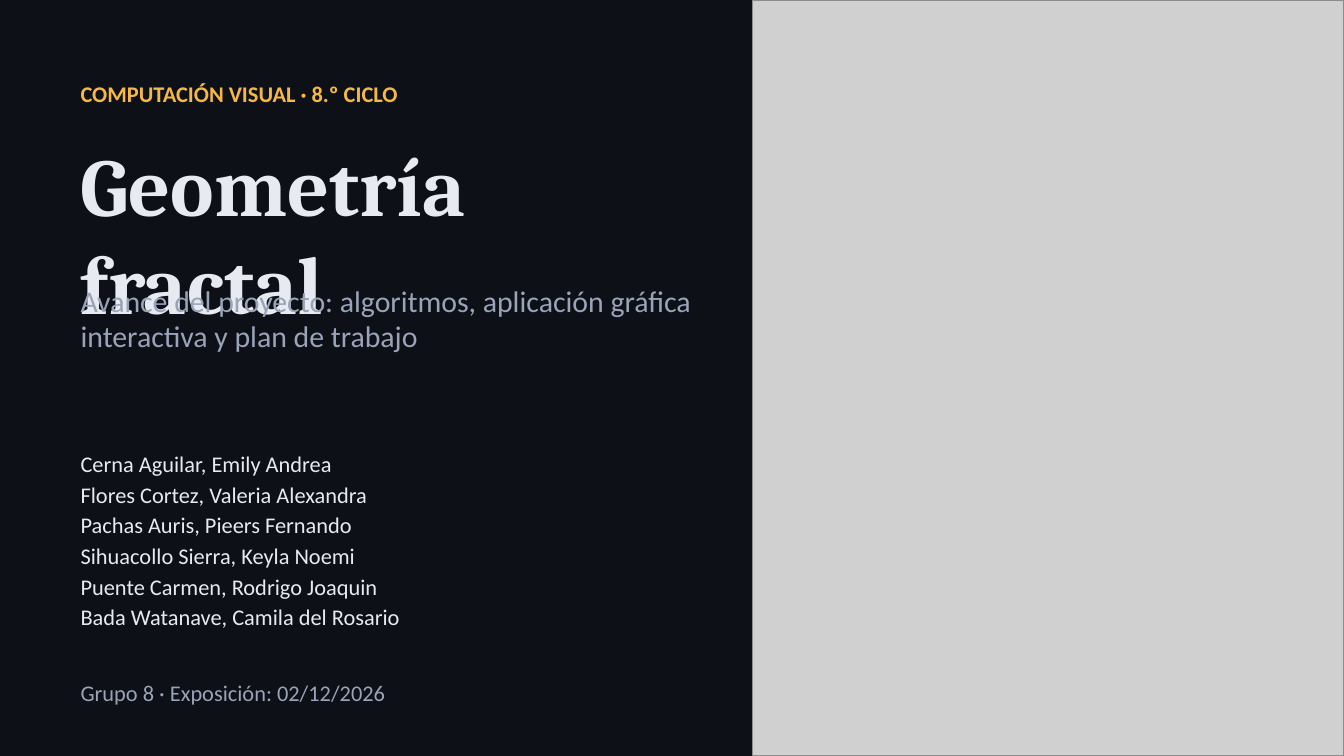
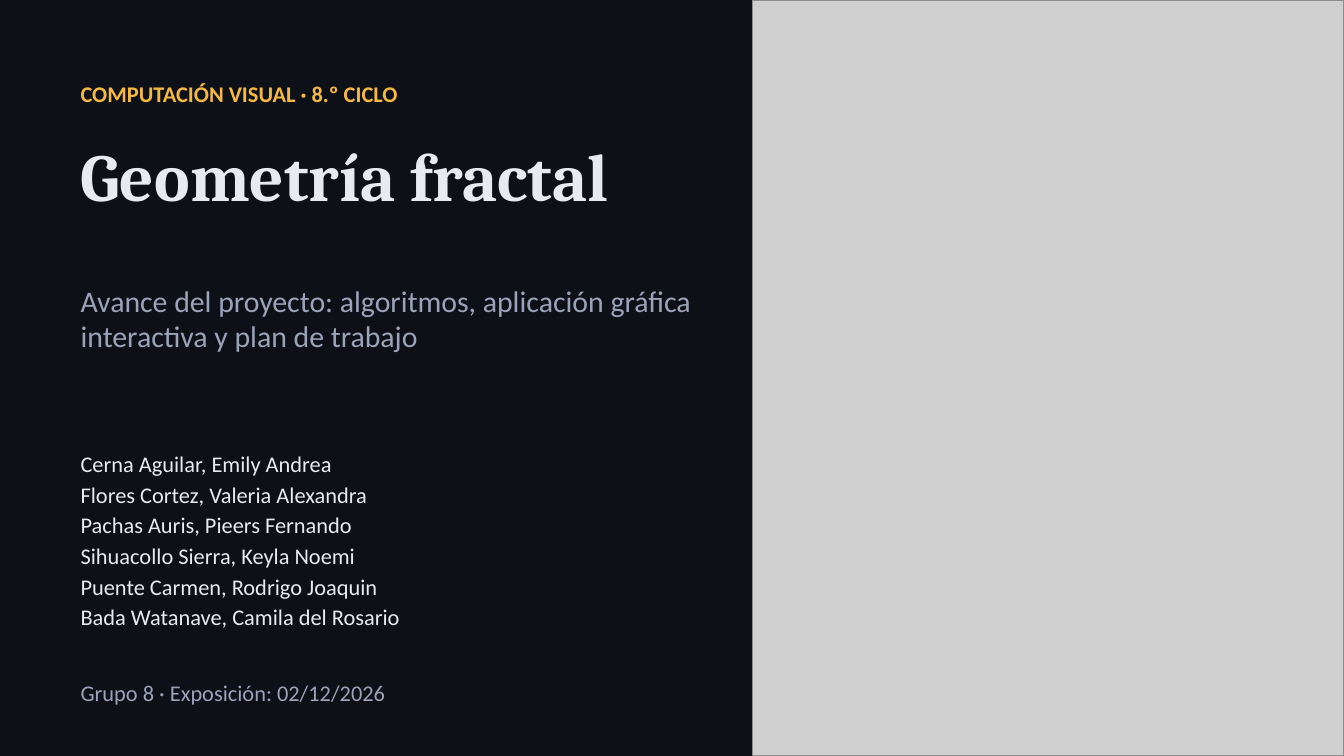
Before and after one commit to keylasihuacollo/geometria-fractal, a slide deck: slide 1 of docs/presentacion/avance-geometria-fractal.pptx. Drawn at 1344x756 pixels with LibreOffice and Linux fonts; fonts in the diff are those of the drawing; grey boxes stand for pictures. Boxes give left, top, right and bottom in pixels: in the first picture for what was removed or moved away, otherwise in the second. Text is boxed around its words. In the diff, an @@ line names an element or a change of style, - is before the commit and + after.

```diff
--- a/docs/presentacion/avance-geometria-fractal.pptx
+++ b/docs/presentacion/avance-geometria-fractal.pptx
@@ text "Geometría fractal" at <box>81,153,608,202</box>: size 44 to 36 pt @@
```
Also in this commit, not shown: 1 other file.
